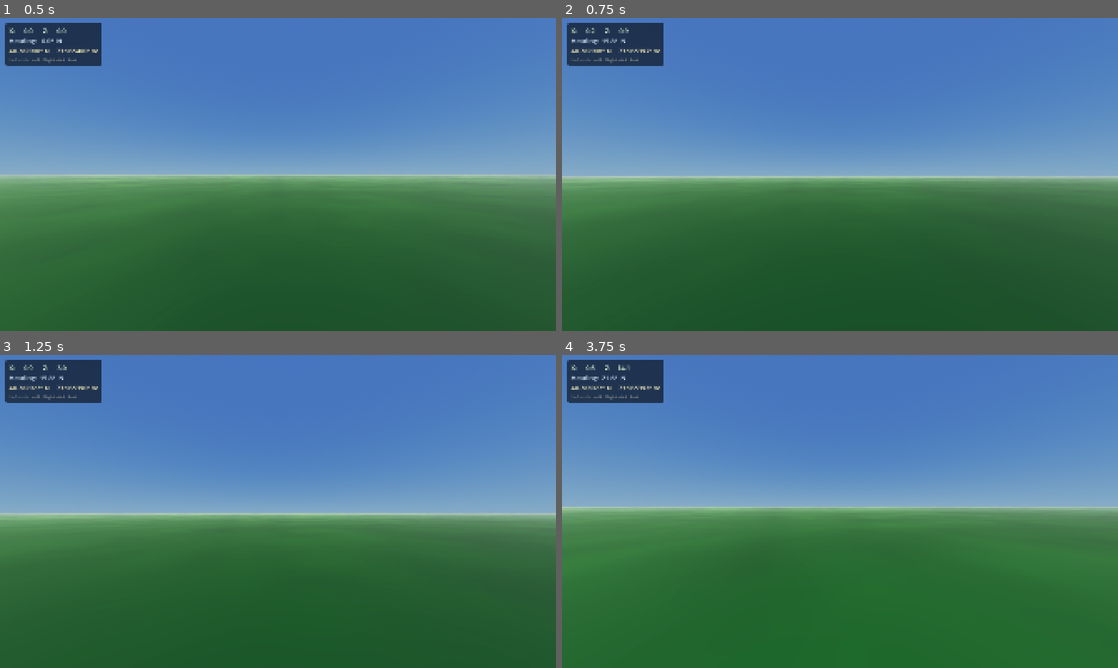
Above: before the commit, frames 1-4 (two rows, left to right).
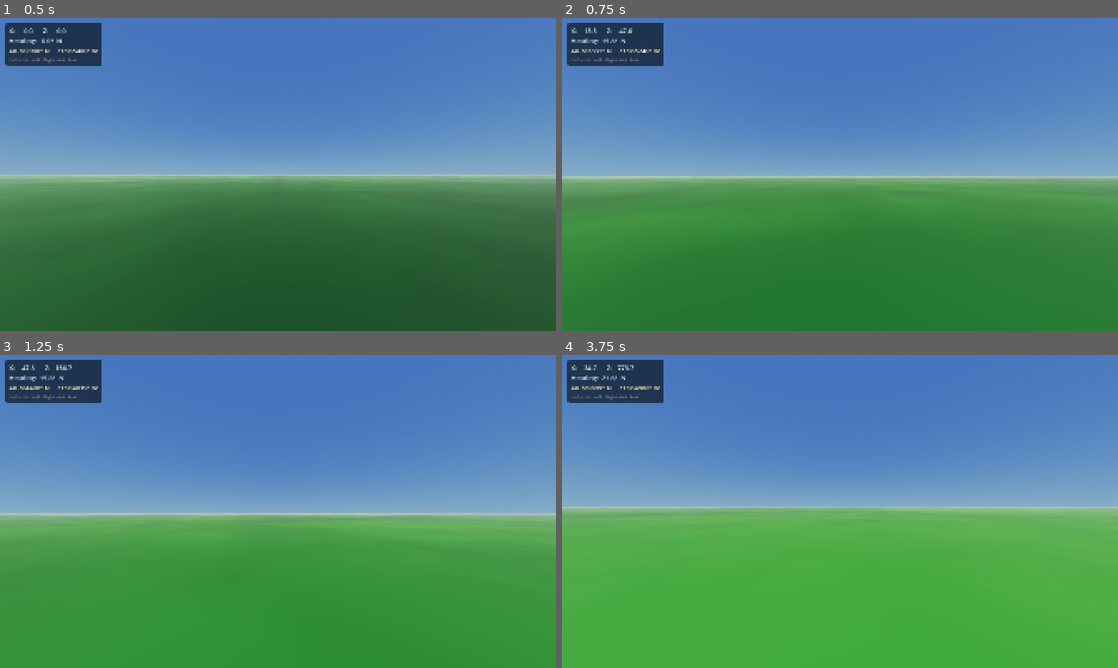
Above: after the commit, the same moments.

Repository: Central-Park-Walk/central-park-walk
Game: Godot game, scene res://main.tscn
Two runs of this game, one before a commit and one after it. Both use one fixed random seed, a clock stepped at 60 frames per second and the inputs below.
Inputs (mouse positions are in pixels of both pictures, inside the frame that each line leads up to):
- Up to frame 1 (0.5 s): no input
- Up to frame 2 (0.75 s): tap Enter at 0.5 s; move the mouse to (867, 174) at 0.52 s; hold W from 0.53 s (still down); tap F at 0.6 s
- Up to frame 3 (1.25 s): keep holding W
- Up to frame 4 (3.75 s): keep holding W; move the mouse to (812, 511) at 1.27 s; tap F every 0.75 s from 1.35 to 3.6 s; move the mouse to (851, 505) at 2.02 s; tap Space at 2.75 s; move the mouse to (834, 517) at 2.77 s; move the mouse to (878, 514) at 3.52 s

Frame 1 is identical in both runs. In frame 2, 43% of the frame differs, in the area x 0-100%, y 3-100%; in frame 3, 47%; in frame 4, 50%.

Commit message:
Add right trigger speed boost (10x–100x)
Pulling the right gamepad trigger scales walk speed from 10x at light
squeeze to 100x at full pull, for quick exploration across the park.

Co-Authored-By: Claude Opus 4.6 <noreply@anthropic.com>

Diff:
--- a/player.gd
+++ b/player.gd
@@ -87,7 +87,14 @@
 	wish = transform.basis * wish
 	wish.y = 0.0
 
-	velocity.x = wish.x * WALK_SPEED
-	velocity.z = wish.z * WALK_SPEED
+	# Right trigger (JOY_AXIS_TRIGGER_RIGHT): 10x–100x speed boost
+	var rt := Input.get_joy_axis(0, JOY_AXIS_TRIGGER_RIGHT)
+	rt = clampf((rt + 1.0) * 0.5, 0.0, 1.0)   # normalize -1..1 → 0..1
+	var speed := WALK_SPEED
+	if rt > 0.05:
+		speed *= lerpf(10.0, 100.0, rt)
+
+	velocity.x = wish.x * speed
+	velocity.z = wish.z * speed
 
 	move_and_slide()
